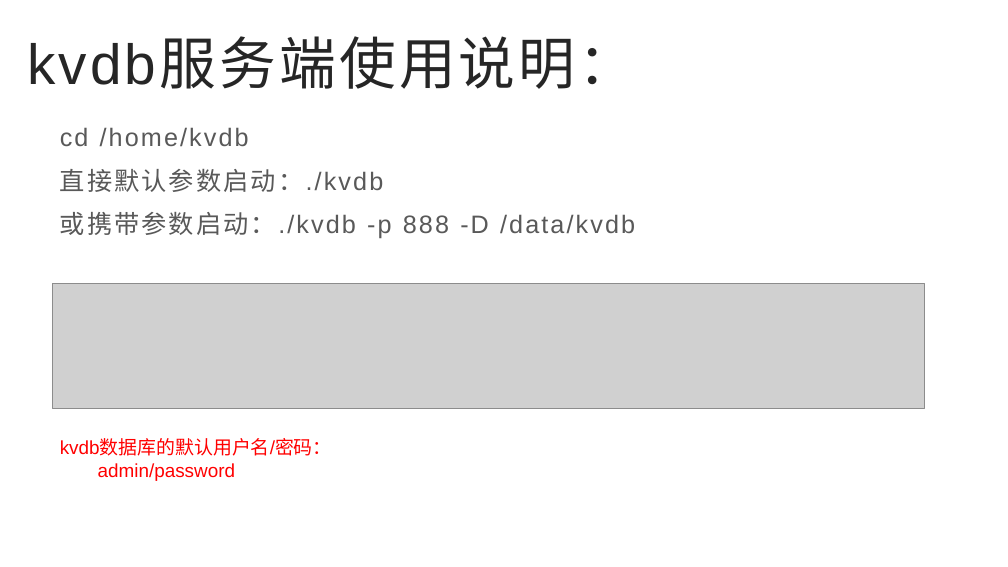
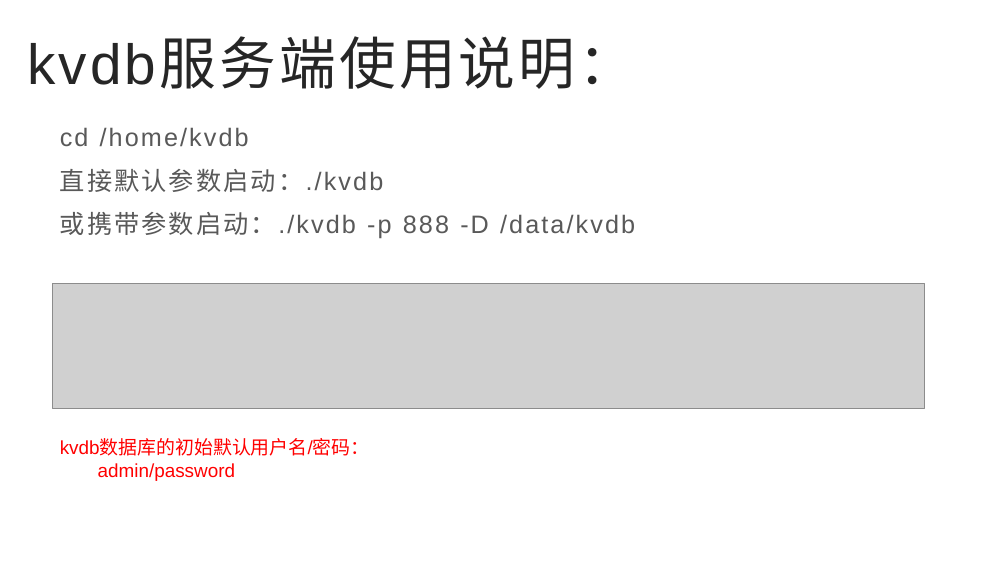
Before and after one commit to Yezi427/kvdb-database, a slide deck: slide 7 of kvdb的使用说明.pptx. Drawn at 1008x567 pixels with LibreOffice and Linux fonts; fonts in the diff are those of the drawing; grey boxes stand for pictures. Boxes give left, top, right and bottom in pixels: in the first picture for what was removed or moved away, otherwise in the second. Text is boxed around its words. In the diff, an @@ line names an element or a change of style, - is before the commit and + after.

```diff
--- a/kvdb的使用说明.pptx
+++ b/kvdb的使用说明.pptx
@@ text at <box>60,439,370,456</box>: text changed @@
-kvdb数据库的默认用户名/密码：
+kvdb数据库的初始默认用户名/密码：
```
Also in this commit, not shown: 1 other slide changed.
